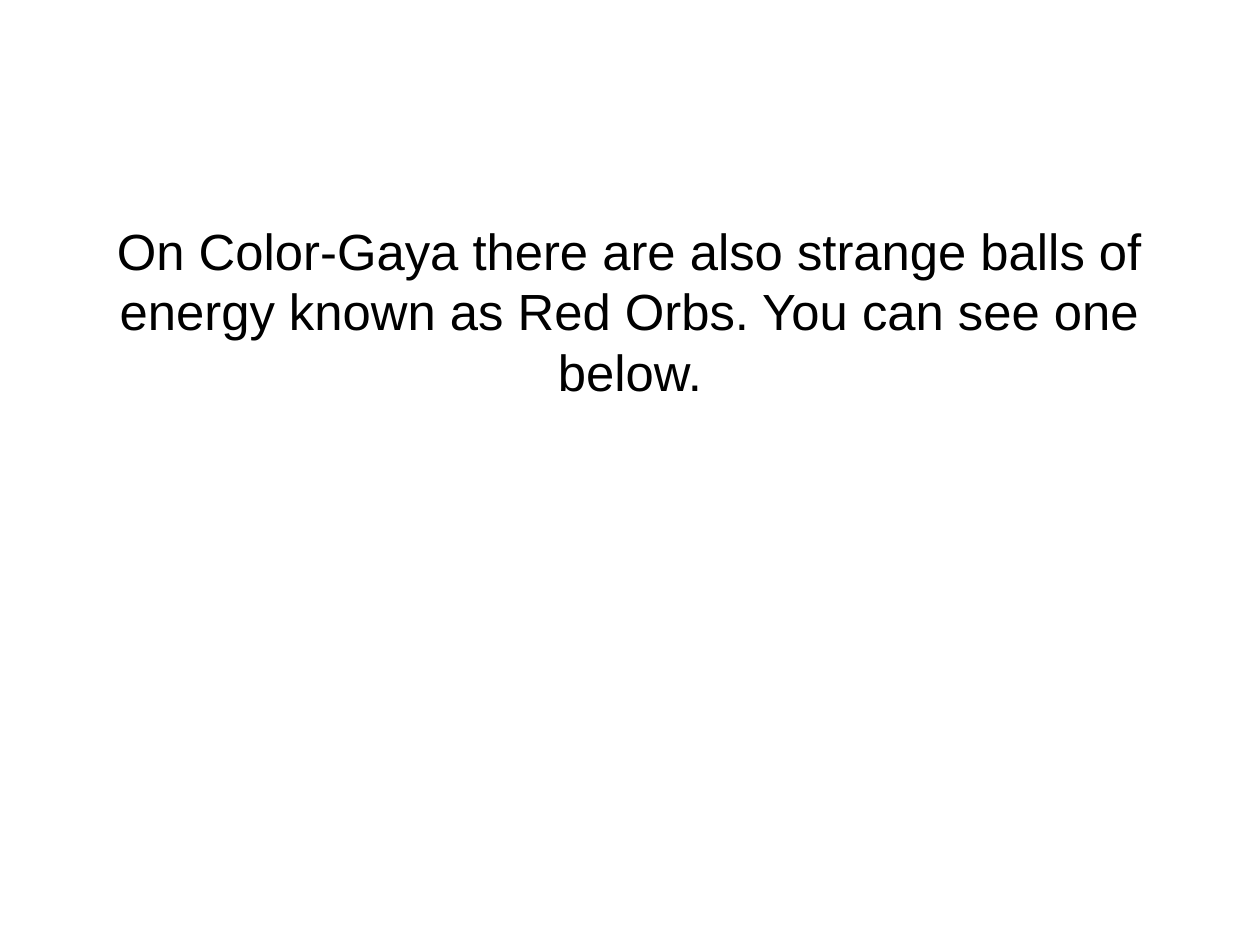
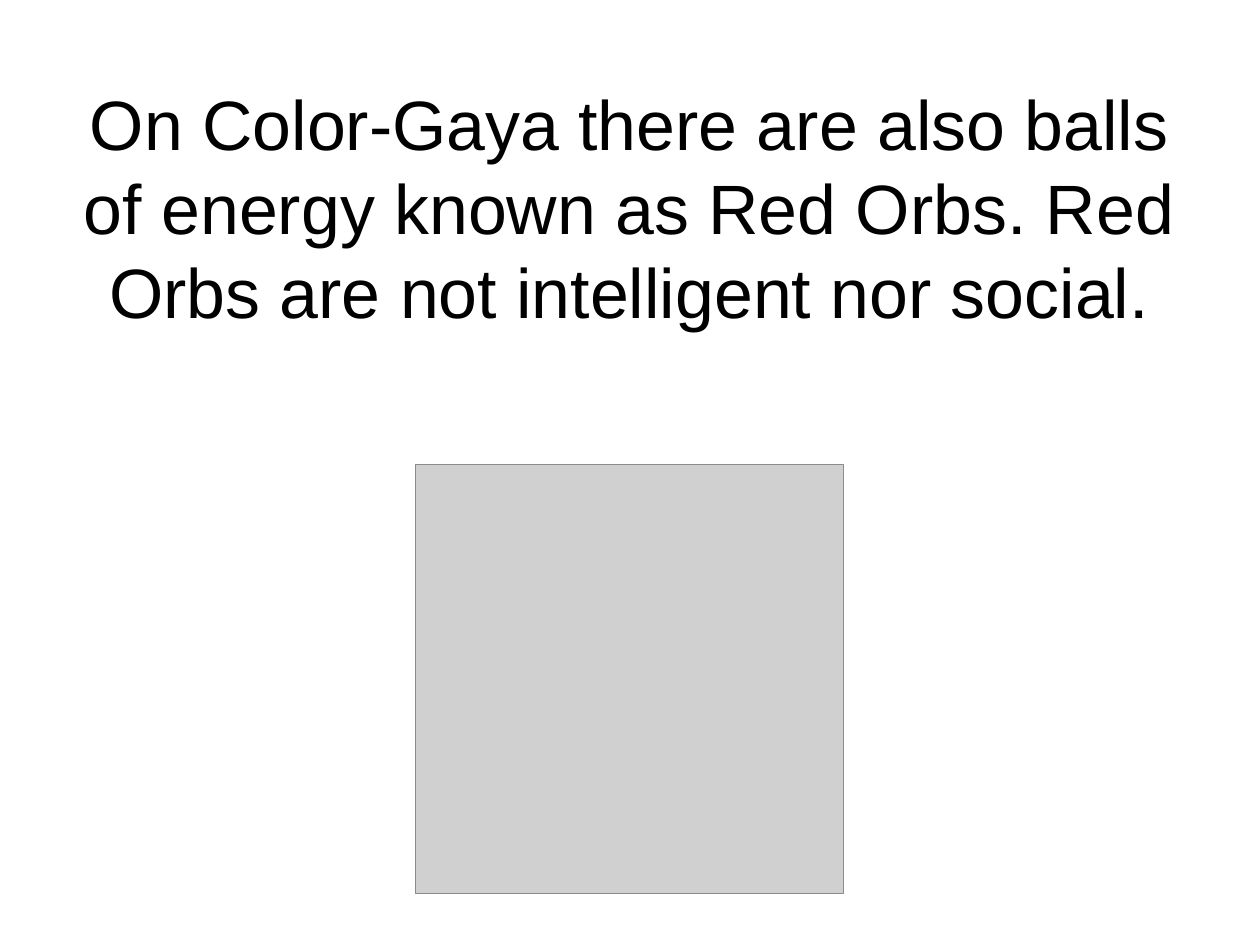
Before and after one commit to flxsosa/MoralDynamics, a slide deck: slide 4 of experiment_template/experiment_slides.odp. Drawn at 1260x945 pixels with LibreOffice and Linux fonts; fonts in the diff are those of the drawing; grey boxes stand for pictures. Boxes give left, top, right and bottom in pixels: in the first picture for what was removed or moved away, otherwise in the second. Text is boxed around its words. In the diff, an @@ line names an element or a change of style, - is before the commit and + after.

Commit message:
edited slide

```diff
--- a/experiment_template/experiment_slides.odp
+++ b/experiment_template/experiment_slides.odp
@@ title at bbox=[84, 99, 1174, 331]: text changed; size 32 to 44 pt @@
-On Color-Gaya there are also strange balls of energy known as Red Orbs. You can see one below.
+On Color-Gaya there are also balls of energy known as Red Orbs. Red Orbs are not intelligent nor social.
@@ picture added at bbox=[415, 465, 844, 894] @@
```
Also in this commit, not shown: 6 other slides changed.
